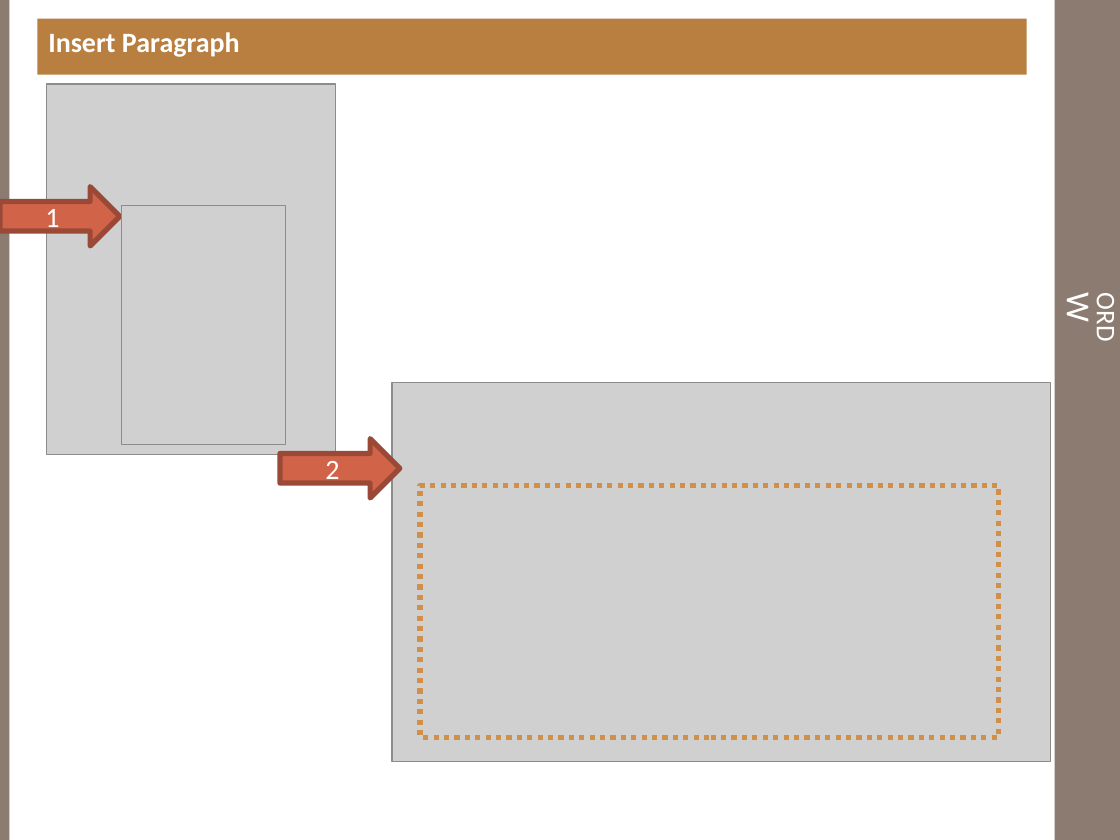
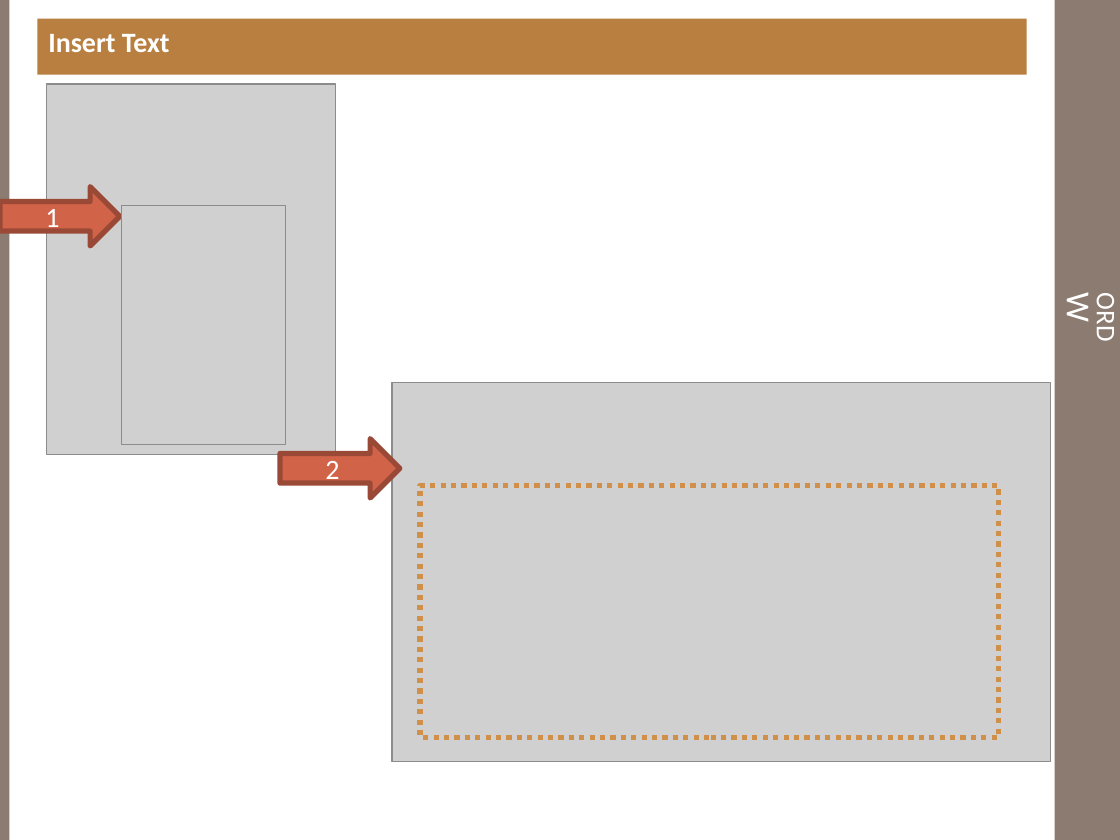
Before and after one commit to essamsalah/Invent_iR, a slide deck: slide 5 of Branches/2.0/doc/iResearch User Guide.pptx. Drawn at 1120x840 pixels with LibreOffice and Linux fonts; fonts in the diff are those of the drawing; grey boxes stand for pictures. Boxes give left, top, right and bottom in pixels: in the first picture for what was removed or moved away, otherwise in the second. Text is boxed around its words. In the diff, an @@ line names an element or a change of style, - is before the commit and + after.

```diff
--- a/Branches/2.0/doc/iResearch User Guide.pptx
+++ b/Branches/2.0/doc/iResearch User Guide.pptx
@@ text at (48, 34, 170, 52): text changed @@
-Insert Paragraph
+Insert Text
```
Also in this commit, not shown: 3 other slides changed.
